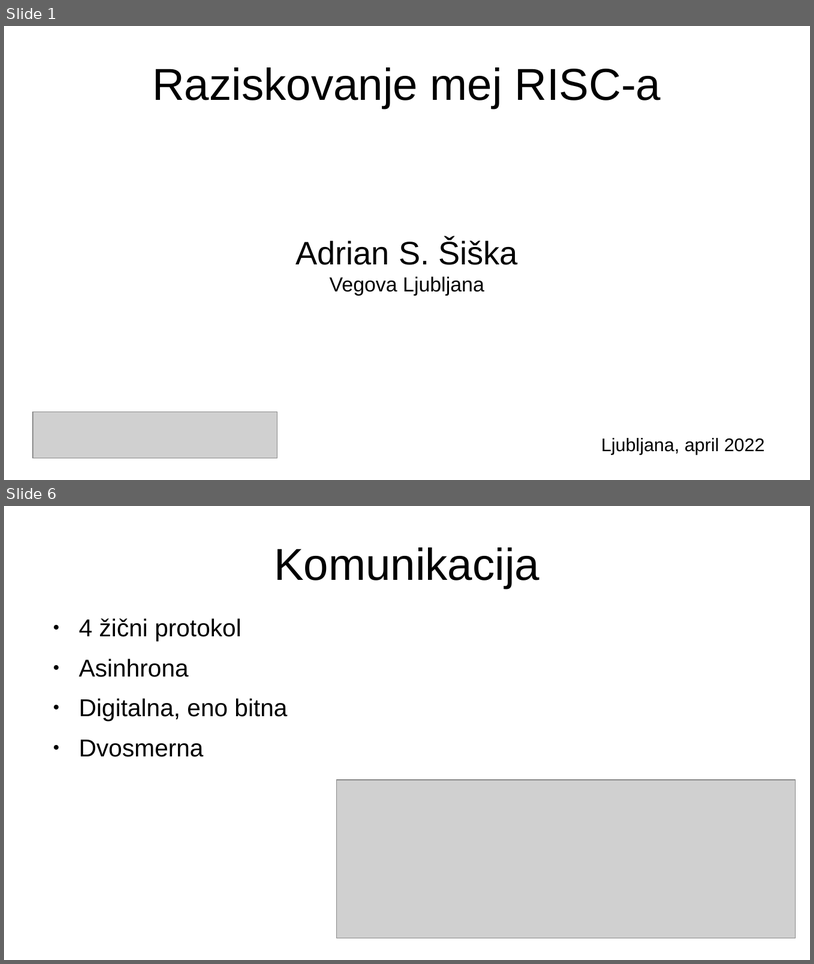
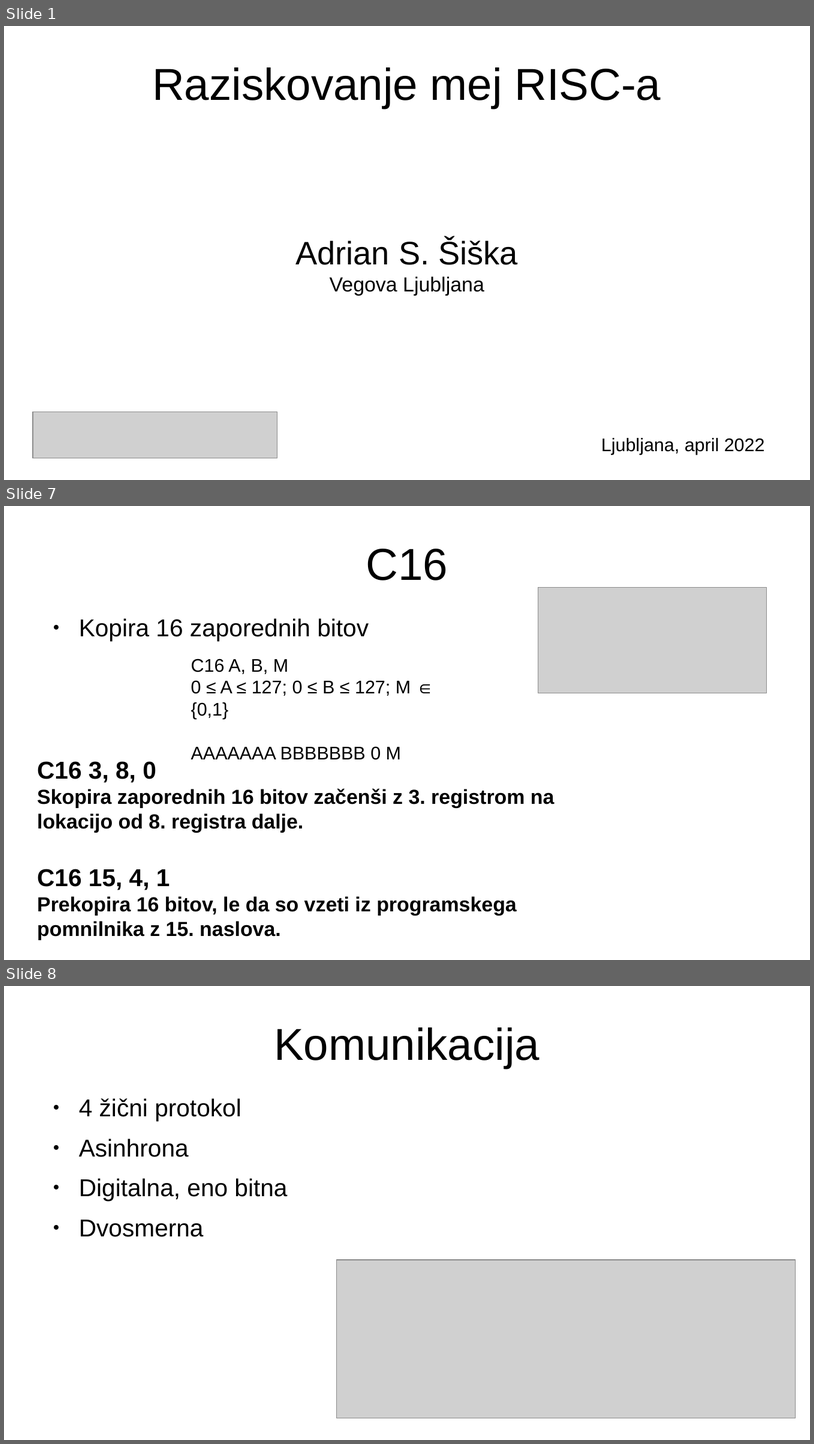
Before and after one commit to adimineman/raziskovalna, a slide deck: predstavitev.odp. Shown one above the other, each under a label of ours: slides 1 and 6 before the commit, slides 1, 7 and 8 after it; the slides between them are not shown. The pictures are 814x964 and 814x1444 pixels, drawn with LibreOffice and Linux fonts; fonts in the diff are those of the drawing; grey boxes stand for pictures. Boxes give left, top, right and bottom in pixels: in the first picture for what was removed or moved away, otherwise in the second. Text is boxed around its words. In the diff, an @@ line names an element or a change of style, - is before the commit and + after.

```diff
--- a/predstavitev.odp
+++ b/predstavitev.odp
@@ slide 7 added at (x1=4, y1=506, x2=810, y2=960), background #FFFFFF @@
@@ title added at (x1=366, y1=549, x2=449, y2=580), 44 pt, text #000000 @@
+C16
@@ picture added at (x1=538, y1=587, x2=767, y2=693) @@
@@ text added at (x1=79, y1=618, x2=369, y2=641), 24 pt, text #000000 @@
+● Kopira 16 zaporednih bitov
@@ text added at (x1=191, y1=658, x2=411, y2=760), 18 pt, text #000000 @@
+C16 A, B, M
+0 ≤ A ≤ 127; 0 ≤ B ≤ 127; M ∈ {0,1}
+AAAAAAA BBBBBBB 0 M
@@ text added at (x1=37, y1=761, x2=555, y2=939), 20 pt, text #000000, bold @@
+C16 3, 8, 0
+Skopira zaporednih 16 bitov začenši z 3. registrom na lokacijo od 8. registra dalje.
+C16 15, 4, 1
+Prekopira 16 bitov, le da so vzeti iz programskega pomnilnika z 15. naslova.
@@ what was slide 6 is now slide 8 @@
```
Also in this commit, not shown: 6 slides changed, 3 other slides added, 2 slides removed, 1 other file.
